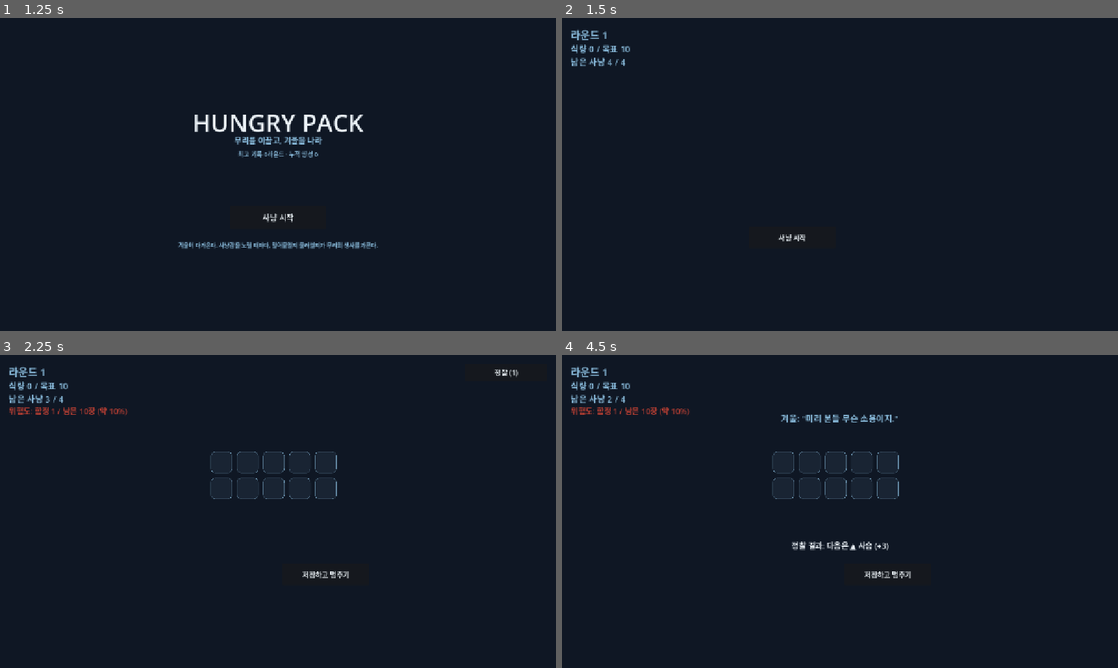
Above: before the commit, frames 1-4 (two rows, left to right).
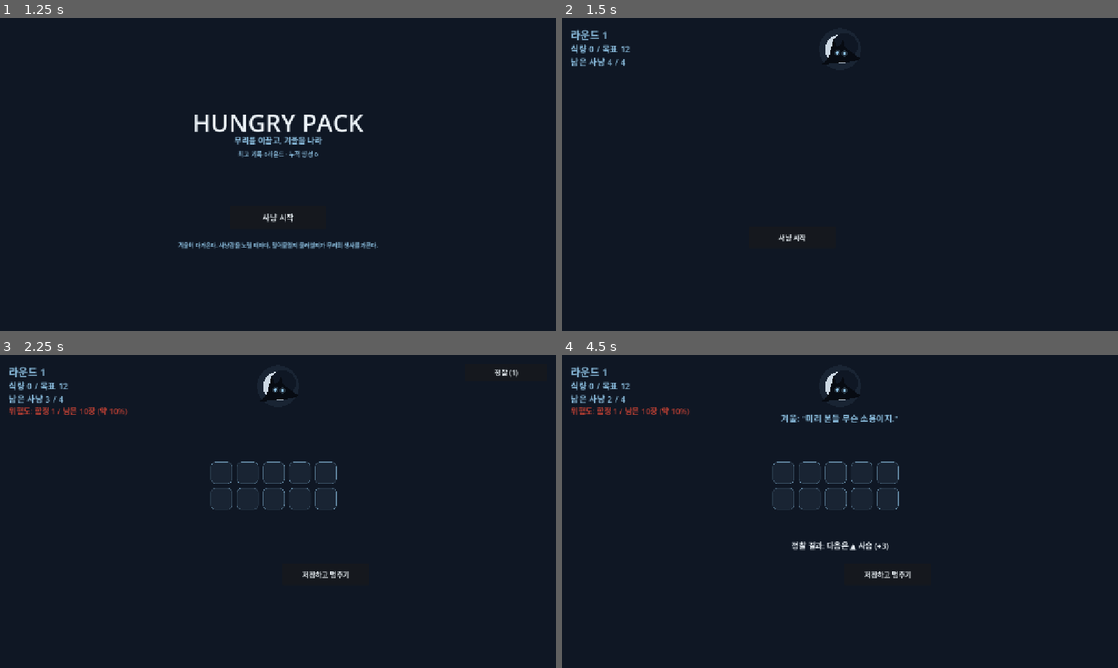
Above: after the commit, the same moments.

Repository: PDkou/MySaveCode
Game: Godot game, scene res://scenes/Intro.tscn
The game is run twice, just before and just after one commit, with the same random seed, the same clock (stepped at 60 frames per second) and the same inputs.
Inputs (mouse positions are in pixels of both pictures, inside the frame that each line leads up to):
- Up to frame 1 (1.25 s): tap Enter at 0.5 s; move the mouse to (400, 158) at 0.52 s; click (400, 158) at 0.67 s
- Up to frame 2 (1.5 s): click "사냥 시작" at 1.25 s
- Up to frame 3 (2.25 s): click "사냥 시작" at 2 s
- Up to frame 4 (4.5 s): click "저장하고 멈추기" at 2.75 s; click "사냥 시작" at 3.5 s; click "정찰 (1)" at 4.25 s

Frame 1 is identical in both runs. In frame 2, 0.1% of the frame differs, in the area x 11-52%, y 5-15%; in frame 3, 0.5%, in the area x 11-61%, y 5-50%; in frame 4, 0.5%.

Commit message:
5차 피드백: 조준/패링 제거, 겨울 캐릭터·거래·연쇄 시스템 추가
- Aim & Strike(조준-패링) 전면 제거: 함정 회피로 게임이 쉬워지는 문제
- 겨울을 보이는 캐릭터로 승격: WinterPortrait.gd (_draw 프리미티브만 사용,
  이미지 에셋 0개), 기분 3종(평온/흡족/경계)에 따라 눈 색 변화
- 겨울의 거래: 사냥 사이 35% 확률로 수락/거절 거래 제안 3종
  (굶주림의 대가/겨울의 시험/차가운 자비)
- 연쇄(Chain) 시스템: 4연속째 사냥감부터 +1→+3 보너스, 도파민 연출
  (플로팅 숫자, 팟 펀치, 연쇄 표시, 사운드 피치 상승)
- 밸런스 보정: BASE_QUOTA 10→12 (연쇄 파워 상쇄), 신규 유저
  라운드2+ 도달률 40.6%로 재검증 (15만~20만 회 시뮬레이션)
- 버그 수정: draw() 중 동기 상태 변경이 클릭한 타일을 먼저 해제해
  크래시하던 문제 (pending_refresh를 draw() 호출 전에 설정)
- HTML 동기화: BASE_BUST_COUNT 2→1 (Godot과 어긋나 있던 것 수정)

Co-Authored-By: Claude Fable 5 <noreply@anthropic.com>
Claude-Session: https://claude.ai/code/session_01MQ4bRqp7ywQW2rnDKWEWYA

Diff:
--- a/game/scripts/Main.gd
+++ b/game/scripts/Main.gd
@@ -2,6 +2,7 @@
 
 const Palette := preload("res://scripts/GamePalette.gd")
 const Winter := preload("res://scripts/Winter.gd")
+const WinterPortraitScript := preload("res://scripts/WinterPortrait.gd")
 
 var run: Node
 var current_offers: Array = []
@@ -12,6 +13,7 @@
 var risk_label: Label
 var winter_label: Label
 var pot_label: Label
+var chain_label: Label
 var message_label: Label
 var action_button: Button
 var secondary_button: Button
@@ -21,18 +23,8 @@
 
 var bag_layer: CanvasLayer
 var bag_grid: GridContainer
-var aim_container: Control
-var aim_track: ColorRect
-var aim_sweet: ColorRect
-var aim_marker: ColorRect
-
-var aiming: bool = false
-var aim_pos: float = 0.0
-var aim_dir: float = 1.0
-var aim_sweet_start: float = 0.0
-var aim_sweet_width: float = 20.0
-var aim_speed: float = 150.0  # percent per second
-var current_aim_tile: Panel = null
+var winter_portrait: Node2D
+
 var pending_refresh: bool = false
 
 
@@ -57,19 +49,6 @@
 	run.start_run()
 
 
-func _process(delta: float) -> void:
-	if not aiming:
-		return
-	aim_pos += aim_dir * aim_speed * delta
-	if aim_pos >= 100.0:
-		aim_pos = 100.0
-		aim_dir = -1.0
-	elif aim_pos <= 0.0:
-		aim_pos = 0.0
-		aim_dir = 1.0
-	aim_marker.position.x = aim_track.size.x * (aim_pos / 100.0) - aim_marker.size.x / 2.0
-
-
 func _build_hud(viewport_size: Vector2) -> void:
 	var hud := CanvasLayer.new()
 	add_child(hud)
@@ -79,6 +58,11 @@
 	attempts_label = _make_label(hud, Vector2(20, 85), 20, Palette.MOONLIGHT)
 	risk_label = _make_label(hud, Vector2(20, 115), 18, Palette.DANGER)
 
+	winter_portrait = Node2D.new()
+	winter_portrait.set_script(WinterPortraitScript)
+	winter_portrait.position = Vector2(viewport_size.x / 2.0, 78)
+	hud.add_child(winter_portrait)
+
 	winter_label = _make_label(hud, Vector2(0, 130), 20, Palette.MOONLIGHT)
 	winter_label.horizontal_alignment = HORIZONTAL_ALIGNMENT_CENTER
 	winter_label.custom_minimum_size = Vector2(viewport_size.x, 28)
@@ -86,6 +70,10 @@
 	pot_label = _make_label(hud, Vector2(0, 172), 36, Palette.TEXT)
 	pot_label.horizontal_alignment = HORIZONTAL_ALIGNMENT_CENTER
 	pot_label.custom_minimum_size = Vector2(viewport_size.x, 46)
+
+	chain_label = _make_label(hud, Vector2(0, 214), 18, Palette.SUCCESS)
+	chain_label.horizontal_alignment = HORIZONTAL_ALIGNMENT_CENTER
+	chain_label.custom_minimum_size = Vector2(viewport_size.x, 24)
 
 	message_label = _make_label(hud, Vector2(0, 425), 18, Palette.TEXT)
 	message_label.horizontal_alignment = HORIZONTAL_ALIGNMENT_CENTER
@@ -116,37 +104,8 @@
 	bag_grid.columns = 5
 	bag_grid.add_theme_constant_override("h_separation", 10)
 	bag_grid.add_theme_constant_override("v_separation", 10)
-	bag_grid.position = Vector2(viewport_size.x / 2.0 - 155, 222)
+	bag_grid.position = Vector2(viewport_size.x / 2.0 - 155, 246)
 	bag_layer.add_child(bag_grid)
-
-	aim_container = Control.new()
-	aim_container.position = Vector2(viewport_size.x / 2.0 - 160, 362)
-	aim_container.custom_minimum_size = Vector2(320, 34)
-	aim_container.visible = false
-	bag_layer.add_child(aim_container)
-
-	aim_track = ColorRect.new()
-	aim_track.size = Vector2(320, 22)
-	aim_track.color = Palette.BG
-	aim_container.add_child(aim_track)
-
-	aim_sweet = ColorRect.new()
-	aim_sweet.size = Vector2(64, 22)
-	aim_sweet.color = Color(Palette.SUCCESS.r, Palette.SUCCESS.g, Palette.SUCCESS.b, 0.4)
-	aim_track.add_child(aim_sweet)
-
-	aim_marker = ColorRect.new()
-	aim_marker.size = Vector2(6, 26)
-	aim_marker.position = Vector2(-3, -2)
-	aim_marker.color = Palette.TEXT
-	aim_track.add_child(aim_marker)
-
-	var aim_button := Button.new()
-	aim_button.custom_minimum_size = Vector2(320, 22)
-	aim_button.flat = true
-	aim_button.modulate.a = 0.01
-	aim_button.pressed.connect(_on_aim_strike)
-	aim_container.add_child(aim_button)
 
 
 func _make_label(parent: CanvasLayer, pos: Vector2, font_size: int, color: Color) -> Label:
@@ -171,14 +130,16 @@
 	pot_label.text = "%d 이번 사냥" % pot if pot > 0 else ""
 
 
-func _winter_say(bank: Array) -> void:
+func _winter_say(bank: Array, mood: String = "") -> void:
 	winter_label.text = "겨울: \"%s\"" % Winter.line(bank)
+	if mood != "":
+		winter_portrait.set_mood(mood)
 
 
 func _on_message(text: String, kind: String) -> void:
 	_set_message(text, kind)
 	if kind == "trap":
-		_winter_say(Winter.TRAP_LINES)
+		_winter_say(Winter.TRAP_LINES, "pleased")
 
 
 func _set_message(text: String, kind: String) -> void:
@@ -201,23 +162,31 @@
 func _refresh() -> void:
 	charm_layer.hide()
 	_clear_bag_grid()
-	aim_container.visible = false
-	aiming = false
 
 	round_label.text = "라운드 %d" % run.round_number
 	quota_label.text = "식량 %d / 목표 %d" % [run.total_food, run.quota]
 	attempts_label.text = "남은 사냥 %d / %d" % [run.attempts_left, run.attempts_per_round]
 
 	risk_label.text = ""
+	chain_label.text = ""
 	scout_button.hide()
 
 	match run.state:
 		run.State.IDLE:
 			pot_label.text = ""
-			_set_message("", "info")
-			action_button.text = "사냥 시작"
-			action_button.show()
-			secondary_button.hide()
+			winter_portrait.set_mood("calm")
+			if not run.current_deal.is_empty():
+				winter_label.text = "겨울: \"%s\"" % run.current_deal["desc"]
+				_set_message("겨울이 거래를 제안한다 — %s" % run.current_deal["name"], "info")
+				action_button.text = "거래를 받아들인다"
+				action_button.show()
+				secondary_button.text = "거절한다"
+				secondary_button.show()
+			else:
+				_set_message("", "info")
+				action_button.text = "사냥 시작"
+				action_button.show()
+				secondary_button.hide()
 		run.State.DRAWING:
 			action_button.hide()
 			secondary_button.text = "저장하고 멈추기"
@@ -227,6 +196,8 @@
 			if tiles > 0:
 				var odds := int(round(100.0 * traps / tiles))
 				risk_label.text = "위험도: 함정 %d / 남은 %d장 (약 %d%%)" % [traps, tiles, odds]
+			if run.chain >= 2:
+				chain_label.text = "연쇄 x%d" % run.chain
 			if run.scouts_left > 0:
 				scout_button.text = "정찰 (%d)" % run.scouts_left
 				scout_button.show()
@@ -237,7 +208,7 @@
 			secondary_button.text = "귀환 (지금까지 성과 보존)"
 			secondary_button.show()
 			_set_message("라운드 클리어! 더 나아갈까, 여기서 귀환할까?", "success")
-			_winter_say(Winter.ROUND_CLEAR_LINES)
+			_winter_say(Winter.ROUND_CLEAR_LINES, "wary")
 		run.State.SHOP:
 			secondary_button.text = "건너뛰기"
 			secondary_button.show()
@@ -257,13 +228,13 @@
 			action_button.show()
 			secondary_button.hide()
 			_set_message("게임 오버 — 전부 잃었다 (%d라운드까지 생존, 최고 %d)" % [run.round_number, GameManager.best_round], "trap")
-			_winter_say(Winter.GAME_OVER_LINES)
+			_winter_say(Winter.GAME_OVER_LINES, "pleased")
 		run.State.RETREATED:
 			action_button.text = "다시 시작"
 			action_button.show()
 			secondary_button.hide()
 			_set_message("무리가 귀환했다! %d라운드 생존 (누적 명성 %d)" % [run.round_number, GameManager.total_pelts], "success")
-			_winter_say(Winter.RETREAT_LINES)
+			_winter_say(Winter.RETREAT_LINES, "calm")
 
 
 func _clear_bag_grid() -> void:
@@ -305,35 +276,19 @@
 
 
 func _on_tile_pressed(tile: Panel) -> void:
-	if aiming or not tile.get_meta("active", true):
+	if not tile.get_meta("active", true):
 		return
-	_start_aim(tile)
-
-
-func _start_aim(tile: Panel) -> void:
-	current_aim_tile = tile
-	aiming = true
-	aim_pos = 0.0
-	aim_dir = 1.0
-	aim_sweet_width = 20.0
-	aim_sweet_start = randf_range(4.0, 96.0 - aim_sweet_width)
-	aim_sweet.position.x = aim_track.size.x * (aim_sweet_start / 100.0)
-	aim_sweet.size.x = aim_track.size.x * (aim_sweet_width / 100.0)
-	aim_container.visible = true
-
-
-func _on_aim_strike() -> void:
-	if not aiming:
-		return
-	aiming = false
-	aim_container.visible = false
-	var precise: bool = aim_pos >= aim_sweet_start and aim_pos <= aim_sweet_start + aim_sweet_width
-	_resolve_draw(current_aim_tile, precise)
-
-
-func _resolve_draw(tile: Panel, precise: bool) -> void:
-	var result: Dictionary = run.draw(precise)
+	_resolve_draw(tile)
+
+
+func _resolve_draw(tile: Panel) -> void:
+	# Raise the guard BEFORE draw(): a trap (or bag-emptying cash-out) emits
+	# state_changed synchronously inside draw(), and an immediate _refresh()
+	# would free the very tile we're about to style.
+	pending_refresh = true
+	var result: Dictionary = run.draw()
 	if result.is_empty():
+		pending_refresh = false
 		return
 	tile.set_meta("active", false)
 	var label: Label = tile.get_child(0)
@@ -343,18 +298,21 @@
 			label.text = ""
 			style.bg_color = Color(0.35, 0.14, 0.11)
 			style.border_color = Palette.DANGER
-		"parried":
-			label.text = "⛊"
-			style.bg_color = Color(0.14, 0.25, 0.14)
-			style.border_color = Palette.SUCCESS
 		"dodged":
 			label.text = "✓"
 			style.bg_color = Color(0.14, 0.25, 0.14)
 			style.border_color = Palette.SUCCESS
 		"prey":
 			label.text = "%s\n%d" % [result["icon"], result["value"]]
-			style.bg_color = Color(0.30, 0.22, 0.10) if not result.get("precise", false) else Color(0.30, 0.26, 0.10)
+			style.bg_color = Color(0.30, 0.22, 0.10)
 			style.border_color = Palette.SUCCESS
+			if result.get("chain_bonus", 0) > 0:
+				style.set_border_width_all(3)
+			var ch: int = result.get("chain", 0)
+			if ch >= 2:
+				chain_label.text = "연쇄 x%d" % ch
+			if ch == 4:
+				_winter_say(Winter.CHAIN_LINES, "wary")
 	tile.add_theme_stylebox_override("panel", style)
 
 	pending_refresh = true
@@ -399,7 +357,11 @@
 func _on_action_pressed() -> void:
 	match run.state:
 		run.State.IDLE:
-			run.start_attempt()
+			if not run.current_deal.is_empty():
+				run.accept_deal()
+				_winter_say(Winter.DEAL_ACCEPT_LINES, "pleased")
+			else:
+				run.start_attempt()
 		run.State.ROUND_CLEAR:
 			run.continue_hunting()
 			_winter_say(Winter.CONTINUE_LINES)
@@ -410,8 +372,6 @@
 
 
 func _on_scout_pressed() -> void:
-	if aiming:
-		return
 	var peeked: Dictionary = run.scout()
 	if peeked.get("type", "") != "trap":
 		_winter_say(Winter.SCOUT_LINES)
@@ -419,16 +379,18 @@
 
 
 func _on_secondary_pressed() -> void:
-	if aiming:
-		return
 	match run.state:
+		run.State.IDLE:
+			if not run.current_deal.is_empty():
+				run.refuse_deal()
+				_winter_say(Winter.DEAL_REFUSE_LINES, "calm")
 		run.State.DRAWING:
 			run.cash_out()
 			match run.state:
 				run.State.ROUND_CLEAR:
-					_winter_say(Winter.ROUND_CLEAR_LINES)
+					_winter_say(Winter.ROUND_CLEAR_LINES, "wary")
 				run.State.GAME_OVER:
-					_winter_say(Winter.GAME_OVER_LINES)
+					_winter_say(Winter.GAME_OVER_LINES, "pleased")
 		run.State.ROUND_CLEAR:
 			run.retreat()
 		run.State.SHOP:
--- a/game/scripts/RunManager.gd
+++ b/game/scripts/RunManager.gd
@@ -6,12 +6,32 @@
 
 enum State { IDLE, DRAWING, ROUND_CLEAR, SHOP, GAME_OVER, RETREATED }
 
-const BASE_QUOTA := 10
+const BASE_QUOTA := 12
 const QUOTA_GROWTH := 10
 const BASE_ATTEMPTS := 4
 const BASE_BUST_COUNT := 1
 const MIN_BUST_COUNT := 1  # the bag must always keep at least one trap — risk can never be fully removed
 const BASE_BAG_SIZE := 10
+
+# Chain: each consecutive prey in one hunt past the 2nd earns a growing
+# bonus (capped) — the deeper you push, the juicier each draw AND the more
+# you stand to lose to the one trap still in the bag.
+const CHAIN_BONUS_START := 4
+const CHAIN_BONUS_CAP := 3
+
+# Winter's bargains: between hunts, Winter herself may step in and offer a
+# deal. Accept or refuse — either way you're negotiating with the antagonist,
+# not just clicking tiles. Costs/rewards are one-hunt-scoped ("next_hunt_*").
+const DEAL_CHANCE := 0.35
+const DEAL_MIN_ROUND := 2
+const DEAL_DEFS := [
+	{"id": "hunger_price", "name": "굶주림의 대가",
+		"desc": "식량 %d을 바쳐라. 다음 사냥의 먹잇감 가치에 +2를 얹어주지."},
+	{"id": "winters_test", "name": "겨울의 시험",
+		"desc": "다음 사냥에 함정을 하나 더 심겠다. 대신 살아서 거두면 수확의 절반을 더 주지."},
+	{"id": "cold_mercy", "name": "차가운 자비",
+		"desc": "사냥 기회를 하나 더 주지. 대신 이번 겨울은 더 허기질 거다. (시도 +1 / 목표 +4)"},
+]
 
 # Prey have identity (not just anonymous numbers) so charms can build
 # synergies around specific types, the way Luck be a Landlord / Balatro's
@@ -117,6 +137,12 @@
 var type_bonus: Dictionary = {}
 var bonus_scouts: int = 0
 var scouts_left: int = 0
+var chain: int = 0
+
+var current_deal: Dictionary = {}
+var next_hunt_value_bonus: int = 0
+var next_hunt_extra_traps: int = 0
+var next_hunt_cashout_bonus: float = 0.0
 
 var total_food: int = 0
 var pot: int = 0
@@ -140,6 +166,11 @@
 	bonus_trap_immunity = 0
 	type_bonus.clear()
 	bonus_scouts = 0
+	chain = 0
+	current_deal = {}
+	next_hunt_value_bonus = 0
+	next_hunt_extra_traps = 0
+	next_hunt_cashout_bonus = 0.0
 	total_food = 0
 	owned_charms.clear()
 	_start_round()
@@ -160,7 +191,9 @@
 func start_attempt() -> void:
 	if state != State.IDLE or attempts_left <= 0:
 		return
+	current_deal = {}  # hunting past a pending offer counts as refusing it
 	scouts_left = 1 + bonus_scouts
+	chain = 0
 	attempts_left -= 1
 	pot = 0
 	_build_bag()
@@ -169,16 +202,11 @@
 	pot_changed.emit(pot)
 
 
-func draw(precise: bool = false) -> Dictionary:
+func draw() -> Dictionary:
 	if state != State.DRAWING or bag.is_empty():
 		return {}
 	var token: Dictionary = bag.pop_back()
 	if token["type"] == "trap":
-		if precise:
-			message.emit("정확한 일격으로 함정을 쳐냈다!", "success")
-			if bag.is_empty():
-				cash_out()
-			return {"kind": "parried"}
 		if trap_immunity_left > 0:
 			trap_immunity_left -= 1
 			message.emit("무리가 함정을 미리 감지해 피했다!", "success")
@@ -188,28 +216,73 @@
 		_on_trap()
 		return {"kind": "trap"}
 	else:
-		var bonus: int = 2 if precise else 0
-		var value: int = token["value"] + bonus
+		chain += 1
+		var chain_bonus: int = clamp(chain - (CHAIN_BONUS_START - 1), 0, CHAIN_BONUS_CAP)
+		var value: int = token["value"] + chain_bonus
 		pot += value
-		if precise:
-			message.emit("정확한 일격! %s %s (+%d)" % [token["icon"], token["name"], value], "neutral")
+		if chain_bonus > 0:
+			message.emit("%d연쇄! %s %s (+%d)" % [chain, token["icon"], token["name"], value], "success")
 		else:
 			message.emit("%s %s 발견 (+%d)" % [token["icon"], token["name"], value], "neutral")
 		pot_changed.emit(pot)
 		if bag.is_empty():
 			cash_out()
-		return {"kind": "prey", "value": value, "type": token["type"], "name": token["name"], "icon": token["icon"], "precise": precise}
+		return {"kind": "prey", "value": value, "type": token["type"], "name": token["name"],
+			"icon": token["icon"], "chain": chain, "chain_bonus": chain_bonus}
 
 
 func cash_out() -> void:
 	if state != State.DRAWING:
 		return
-	var bonus := int(pot * cashout_bonus_percent)
+	var bonus := int(pot * (cashout_bonus_percent + next_hunt_cashout_bonus))
 	message.emit("사냥 성공! 식량 +%d" % (pot + bonus), "success")
 	total_food += pot + bonus
 	pot = 0
 	pot_changed.emit(pot)
 	_resolve_after_attempt()
+
+
+func accept_deal() -> void:
+	if state != State.IDLE or current_deal.is_empty():
+		return
+	match current_deal["id"]:
+		"hunger_price":
+			total_food -= current_deal["cost"]
+			next_hunt_value_bonus = 2
+		"winters_test":
+			next_hunt_extra_traps = 1
+			next_hunt_cashout_bonus = 0.5
+		"cold_mercy":
+			attempts_left += 1
+			quota += 4
+	message.emit("거래 성립 — %s" % current_deal["name"], "neutral")
+	current_deal = {}
+	state_changed.emit()
+
+
+func refuse_deal() -> void:
+	if state != State.IDLE or current_deal.is_empty():
+		return
+	current_deal = {}
+	message.emit("겨울의 제안을 거절했다", "neutral")
+	state_changed.emit()
+
+
+func _maybe_offer_deal() -> void:
+	current_deal = {}
+	if round_number < DEAL_MIN_ROUND or randf() >= DEAL_CHANCE:
+		return
+	var pool := []
+	for d in DEAL_DEFS:
+		if d["id"] == "hunger_price":
+			var cost: int = max(3, int(quota / 5.0))
+			if total_food >= cost:
+				pool.append({"id": d["id"], "name": d["name"], "desc": d["desc"] % cost, "cost": cost})
+		else:
+			pool.append({"id": d["id"], "name": d["name"], "desc": d["desc"], "cost": 0})
+	if pool.is_empty():
+		return
+	current_deal = pool.pick_random()
 
 
 func retreat() -> void:
@@ -328,17 +401,22 @@
 
 func _build_bag() -> void:
 	bag.clear()
-	var value_slots: int = max(1, BASE_BAG_SIZE + bag_size_bonus - bust_count)
+	var traps: int = bust_count + next_hunt_extra_traps
+	var value_slots: int = max(1, BASE_BAG_SIZE + bag_size_bonus - traps)
 	for i in value_slots:
 		var prey := _roll_prey_type()
-		var value: int = max(0, prey["base_value"] + value_bonus + type_bonus.get(prey["id"], 0))
+		var value: int = max(0, prey["base_value"] + value_bonus + next_hunt_value_bonus + type_bonus.get(prey["id"], 0))
 		bag.append({"type": prey["id"], "value": value, "name": prey["name"], "icon": prey["icon"]})
-	for i in bust_count:
+	for i in traps:
 		bag.append({"type": "trap", "value": -1})
 	bag.shuffle()
+	# deal effects are scoped to the single hunt whose bag was just built
+	next_hunt_value_bonus = 0
+	next_hunt_extra_traps = 0
 
 
 func _on_trap() -> void:
+	chain = 0
 	var kept := int(pot * safety_percent)
 	message.emit("함정이다! 식량 %d만 겨우 건짐" % kept, "trap")
 	total_food += kept
@@ -348,10 +426,12 @@
 
 
 func _resolve_after_attempt() -> void:
+	next_hunt_cashout_bonus = 0.0
 	if total_food >= quota:
 		state = State.ROUND_CLEAR
 		state_changed.emit()
 	elif attempts_left > 0:
+		_maybe_offer_deal()
 		state = State.IDLE
 		state_changed.emit()
 	else:
@@ -361,6 +441,7 @@
 func _start_round() -> void:
 	attempts_left = attempts_per_round
 	trap_immunity_left = bonus_trap_immunity
+	_maybe_offer_deal()
 	state = State.IDLE
 	state_changed.emit()
 
--- a/game/scripts/Winter.gd
+++ b/game/scripts/Winter.gd
@@ -38,6 +38,21 @@
 	"훔쳐본다고 달라지진 않는다.",
 	"미리 본들 무슨 소용이지.",
 ]
+const DEAL_ACCEPT_LINES := [
+	"현명한지 어리석은지는 곧 알게 되겠지.",
+	"좋아. 거래는 거래다.",
+	"약속은 지키지. 나는 겨울이니까.",
+]
+const DEAL_REFUSE_LINES := [
+	"자존심인가. 그걸로 배를 채울 수 있길.",
+	"제안은 두 번 오지 않는다.",
+	"훙. 마음대로 해라.",
+]
+const CHAIN_LINES := [
+	"...멈출 줄 모르는군.",
+	"그 기세, 어디까지 가나 보자.",
+	"욕심이 이빨을 부른다.",
+]
 
 
 static func line(bank: Array) -> String:
--- /dev/null
+++ b/game/scripts/WinterPortrait.gd
@@ -0,0 +1,42 @@
+extends Node2D
+
+# Winter's visible presence — moon, wolf silhouette, mood-lit eyes.
+# Pure _draw() primitives (no textures) so it renders for free; the mood
+# color is the entire "animation" budget, per the lead's simple-optimized
+# graphics direction.
+
+var mood: String = "calm"
+
+const EYE_COLORS := {
+	"calm": Color(0.55, 0.75, 0.88),     # ice blue — watching
+	"pleased": Color(0.93, 0.68, 0.25),  # amber — enjoying your misfortune
+	"wary": Color(0.78, 0.27, 0.20),     # red — you're doing too well
+}
+
+
+func set_mood(m: String) -> void:
+	if mood != m:
+		mood = m
+		queue_redraw()
+
+
+func _draw() -> void:
+	# moon halo + crescent (cut by a bg-colored disc)
+	draw_circle(Vector2(0, -6), 48, Color(0.55, 0.75, 0.88, 0.08))
+	draw_circle(Vector2(0, -6), 34, Color(0.88, 0.93, 0.97, 0.9))
+	draw_circle(Vector2(11, -13), 30, Color(0.059, 0.09, 0.141))
+
+	# wolf head silhouette, angular per the moodboard's danger shape language
+	var pts := PackedVector2Array([
+		Vector2(-44, 30), Vector2(-26, 12), Vector2(-20, -10),
+		Vector2(-14, -30), Vector2(-8, -12), Vector2(0, -14),
+		Vector2(8, -30), Vector2(12, -10), Vector2(28, 2),
+		Vector2(48, 16), Vector2(30, 22), Vector2(-44, 30),
+	])
+	draw_colored_polygon(pts, Color(0.03, 0.045, 0.07))
+
+	# eyes: color = mood, faint outer glow
+	var c: Color = EYE_COLORS.get(mood, EYE_COLORS["calm"])
+	for eye_pos in [Vector2(-6, 2), Vector2(10, 4)]:
+		draw_circle(eye_pos, 7.0, Color(c.r, c.g, c.b, 0.22))
+		draw_circle(eye_pos, 3.2, c)
--- a/game/test_main_scene.gd
+++ b/game/test_main_scene.gd
@@ -1,5 +1,6 @@
-# Exercises Main.gd's dynamic UI paths (tile grid build, aim start/strike,
-# draw resolution styling) that a plain idle headless run never touches.
+# Exercises Main.gd's dynamic UI paths (tile grid build, tile draw
+# resolution styling, Winter portrait moods, deal accept/refuse UI flow)
+# that a plain idle headless run never touches.
 # Run with: godot --headless --path game --script test_main_scene.gd
 extends SceneTree
 
@@ -13,12 +14,17 @@
 
 	print("[OK] Main scene ready, run.state=", main.run.state)
 
+	# If Winter opened with a deal, exercise the refuse path first.
+	if not main.run.current_deal.is_empty():
+		print("[OK] deal offered at start: ", main.run.current_deal["id"])
+		main._on_secondary_pressed()
+
 	# Force into DRAWING (state_changed already triggers _refresh() automatically).
 	main.run.start_attempt()
 	print("[OK] entered DRAWING, tile count=", main.bag_grid.get_child_count(),
 		" expected=", main.run.bag.size())
 
-	# Exercise aim start/strike/miss and resolution styling for a few tiles.
+	# Draw tiles until the attempt resolves; verify styling code runs clean.
 	var attempts := 0
 	while main.bag_grid.get_child_count() > 0 and attempts < 12:
 		attempts += 1
@@ -29,13 +35,37 @@
 				break
 		if tile == null:
 			break
-		main._start_aim(tile)
-		main.aim_pos = randf() * 100.0
-		main._on_aim_strike()
+		main._on_tile_pressed(tile)
 		print("[OK] resolved draw #", attempts, " run.state=", main.run.state,
-			" pot=", main.run.pot, " food=", main.run.total_food)
+			" pot=", main.run.pot, " chain=", main.run.chain, " food=", main.run.total_food)
 		if main.run.state != main.run.State.DRAWING:
 			break
 
+	# Exercise the deal accept path deterministically: force a known deal
+	# in IDLE and accept it through the button handler.
+	main.run.state = main.run.State.IDLE
+	main.run.total_food = 20
+	main.run.current_deal = {"id": "winters_test", "name": "겨울의 시험",
+		"desc": "다음 사냥에 함정을 하나 더 심겠다. 대신 살아서 거두면 수확의 절반을 더 주지.", "cost": 0}
+	main._refresh()
+	print("[OK] deal UI shown, action=", main.action_button.text)
+	main._on_action_pressed()
+	assert(main.run.current_deal.is_empty(), "deal should be consumed")
+	assert(main.run.next_hunt_extra_traps == 1, "winters_test should add a trap")
+	assert(is_equal_approx(main.run.next_hunt_cashout_bonus, 0.5), "winters_test should add cashout bonus")
+	main.run.attempts_left = 2
+	main.run.start_attempt()
+	var traps := 0
+	for t in main.run.bag:
+		if t["type"] == "trap":
+			traps += 1
+	print("[OK] deal accepted -> bag traps=", traps, " (bust_count=", main.run.bust_count, " +1 expected)")
+	assert(traps == main.run.bust_count + 1, "bag should contain one extra trap")
+
+	# Winter portrait mood switching must not error.
+	for mood in ["calm", "pleased", "wary"]:
+		main.winter_portrait.set_mood(mood)
+	print("[OK] portrait moods cycled")
+
 	print("MAIN_SCENE_TEST_OK")
 	quit()
--- a/game/test_mass_sim.gd
+++ b/game/test_mass_sim.gd
@@ -29,6 +29,9 @@
 	var charm_pick_counts := {}
 	var charm_offer_counts := {}
 	var negative_food_bug := 0
+	var deals_offered := 0
+	var deals_accepted := 0
+	var deal_counts := {}
 
 	var run := Node.new()
 	run.set_script(load("res://scripts/RunManager.gd"))
@@ -44,7 +47,16 @@
 			steps += 1
 			match run.state:
 				run.State.IDLE:
-					run.start_attempt()
+					if not run.current_deal.is_empty():
+						deals_offered += 1
+						deal_counts[run.current_deal["id"]] = deal_counts.get(run.current_deal["id"], 0) + 1
+						if randf() < 0.5:
+							deals_accepted += 1
+							run.accept_deal()
+						else:
+							run.refuse_deal()
+					else:
+						run.start_attempt()
 				run.State.DRAWING:
 					if run.total_food < 0:
 						negative_food_bug += 1
@@ -109,6 +121,7 @@
 	print("shop_visits: ", shop_visits)
 	print("all_bad_shop_offers: ", all_bad_shop_count,
 		" (", (String.num(100.0 * all_bad_shop_count / shop_visits, 2) if shop_visits > 0 else "n/a"), "% of visits)")
+	print("deals_offered: ", deals_offered, " accepted: ", deals_accepted, " by_type: ", deal_counts)
 	print("total_pelts_accumulated_in_gamemanager: ", total_pelts)
 	print("charm_offer_counts: ", charm_offer_counts)
 	print("charm_pick_counts: ", charm_pick_counts)
Not shown, changed: game/GDD.md
Not shown, changed: web_test/index.html
